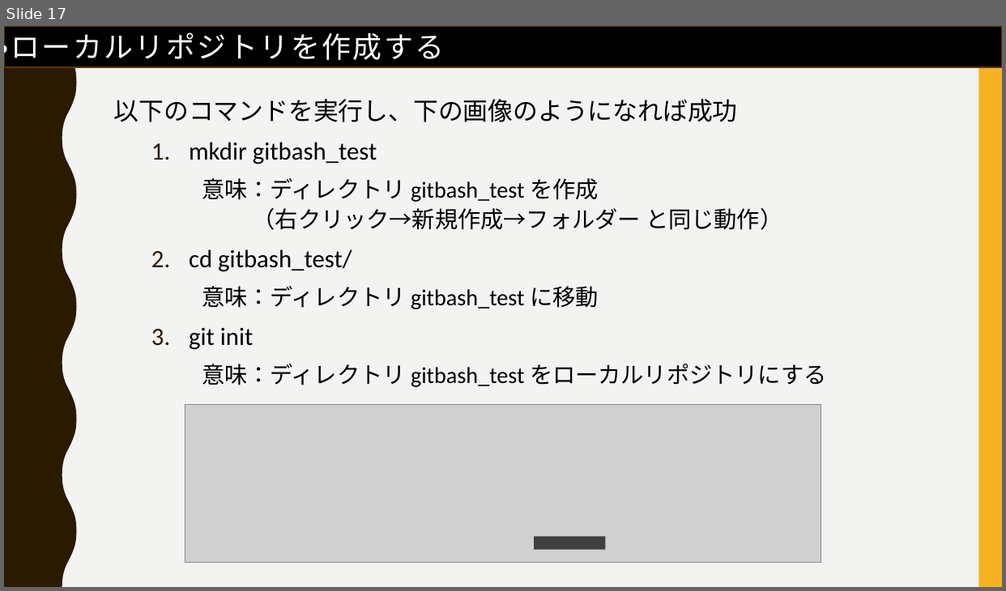
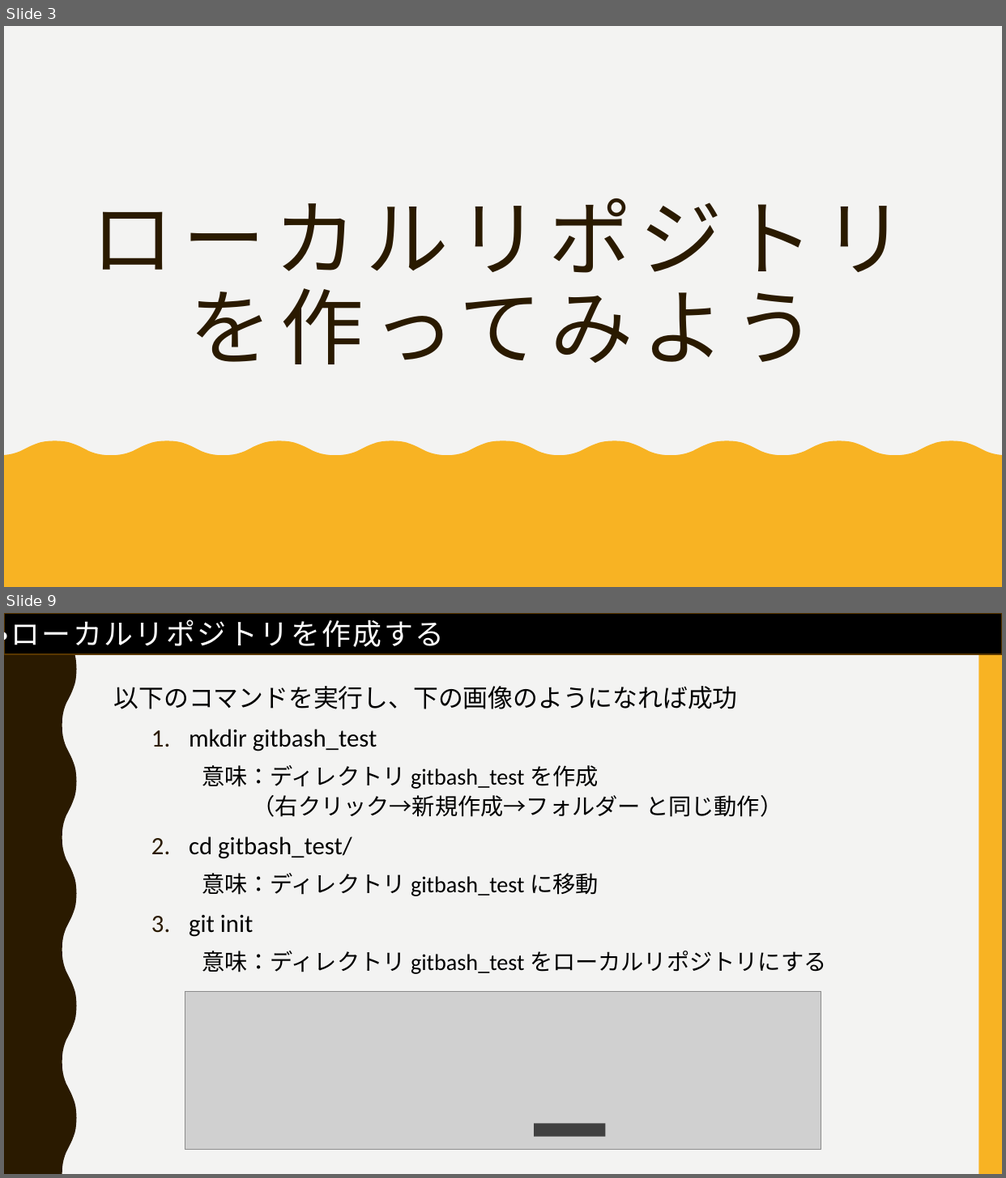
Before and after one commit to FIY24554/git_test, a slide deck: gitについて_松家.pptx. Shown one above the other, each under a label of ours: slide 17 before the commit, slides 3 and 9 after it; the slides between them are not shown. The pictures are 1006x591 and 1006x1178 pixels, drawn with LibreOffice and Linux fonts; fonts in the diff are those of the drawing; grey boxes stand for pictures. Boxes give left, top, right and bottom in pixels: in the first picture for what was removed or moved away, otherwise in the second. Text is boxed around its words. In the diff, an @@ line names an element or a change of style, - is before the commit and + after.

```diff
--- a/gitについて_松家.pptx
+++ b/gitについて_松家.pptx
@@ slide 3 added at [4,26,1002,587], background #F3F3F2 @@
@@ rectangle added at [4,26,27,587], fill #2A1A00 @@
@@ rectangle added at [4,26,1002,587], fill #F3F3F2 @@
@@ title added at [91,199,906,365], 80 pt, text #2A1A00 @@
+ローカルリポジトリ
+を作ってみよう
@@ freeform shape added at [4,442,1002,587], fill #F8B323 @@
@@ what was slide 17 is now slide 9 @@
```
Also in this commit, not shown: 4 slides changed, 7 other slides added, 13 slides removed.
